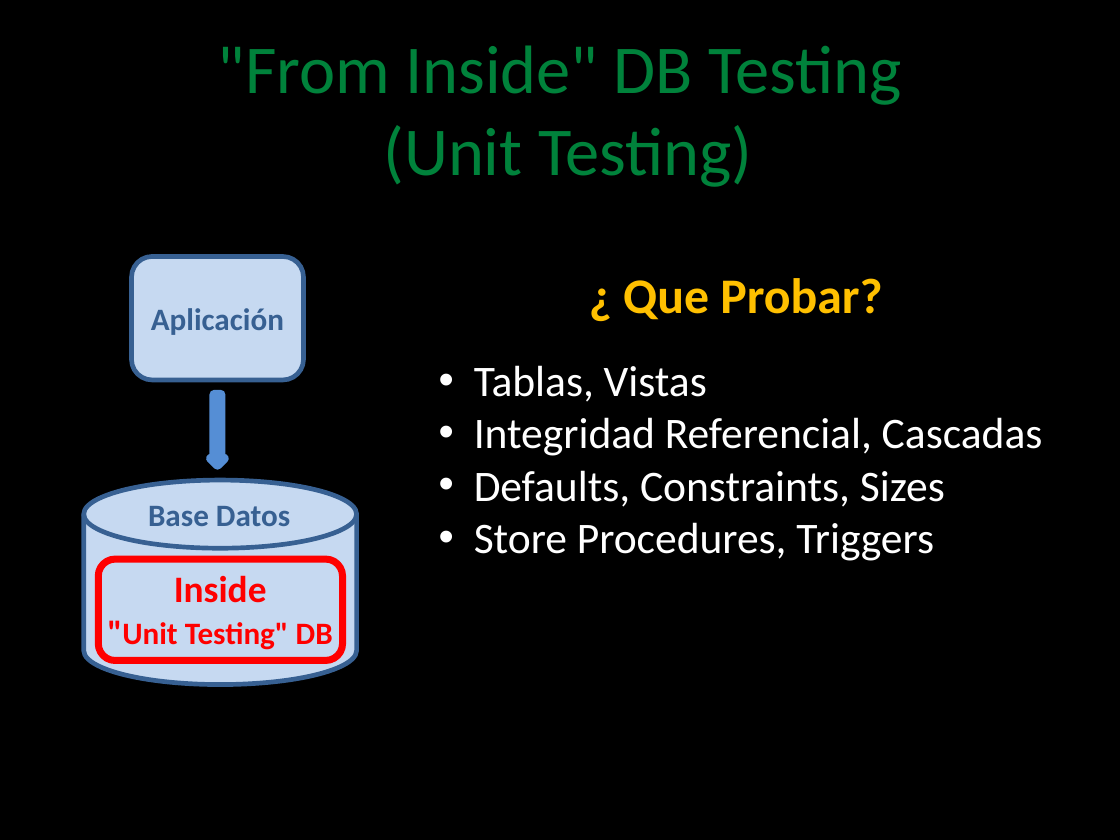
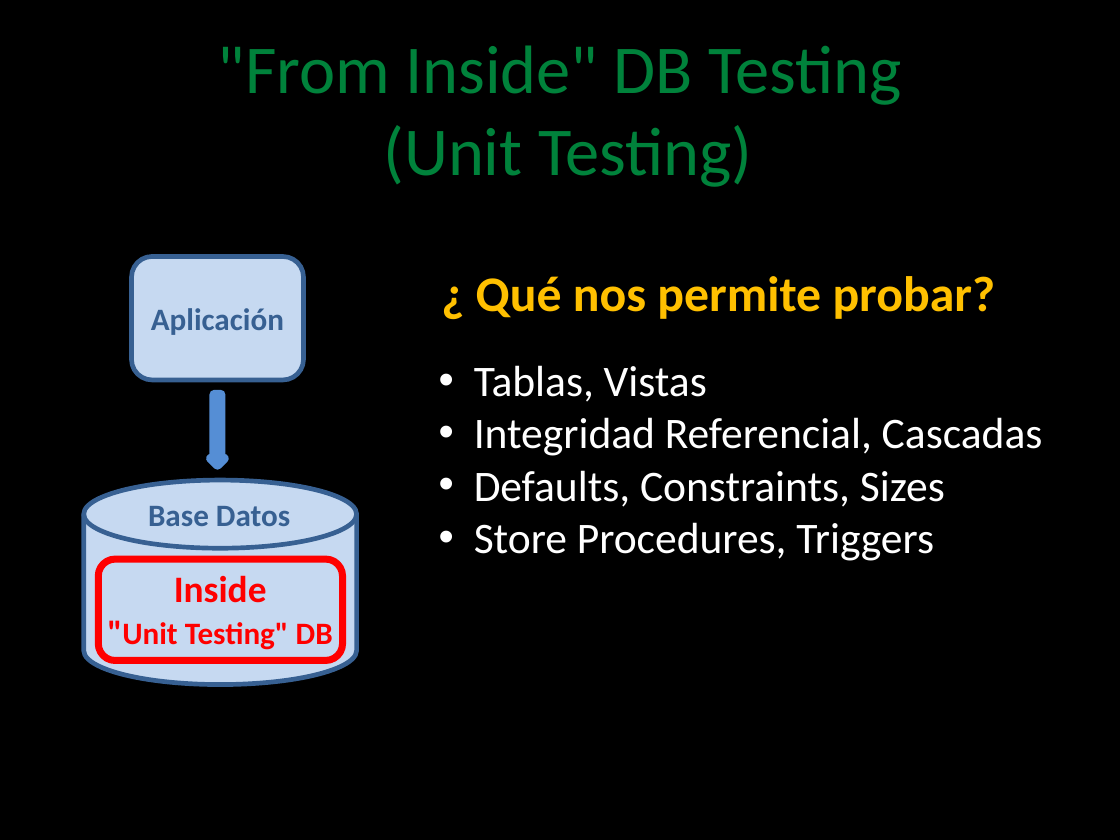
Before and after one commit to angelnunezsalazar/Test-Automation-NET, a slide deck: slide 25 of Diapositivas/3. Database Testing.pptx (slide 24 before the commit). Drawn at 1120x840 pixels with LibreOffice and Linux fonts; fonts in the diff are those of the drawing; background and template pictures are left out. Boxes give left, top, right and bottom in pixels: in the first picture for what was removed or moved away, otherwise in the second. Text is boxed around its words. In the diff, an @@ line names an element or a change of style, - is before the commit and + after.

Commit message:
Full Stack con IntegrationTesting

```diff
--- a/Diapositivas/3. Database Testing.pptx
+++ b/Diapositivas/3. Database Testing.pptx
@@ text at (x1=476, y1=276, x2=996, y2=319): text changed @@
-¿ Que Probar?
+¿ Qué nos permite probar?
```
Also in this commit, not shown: 8 other slides changed, 3 slides added, 22 other files.
